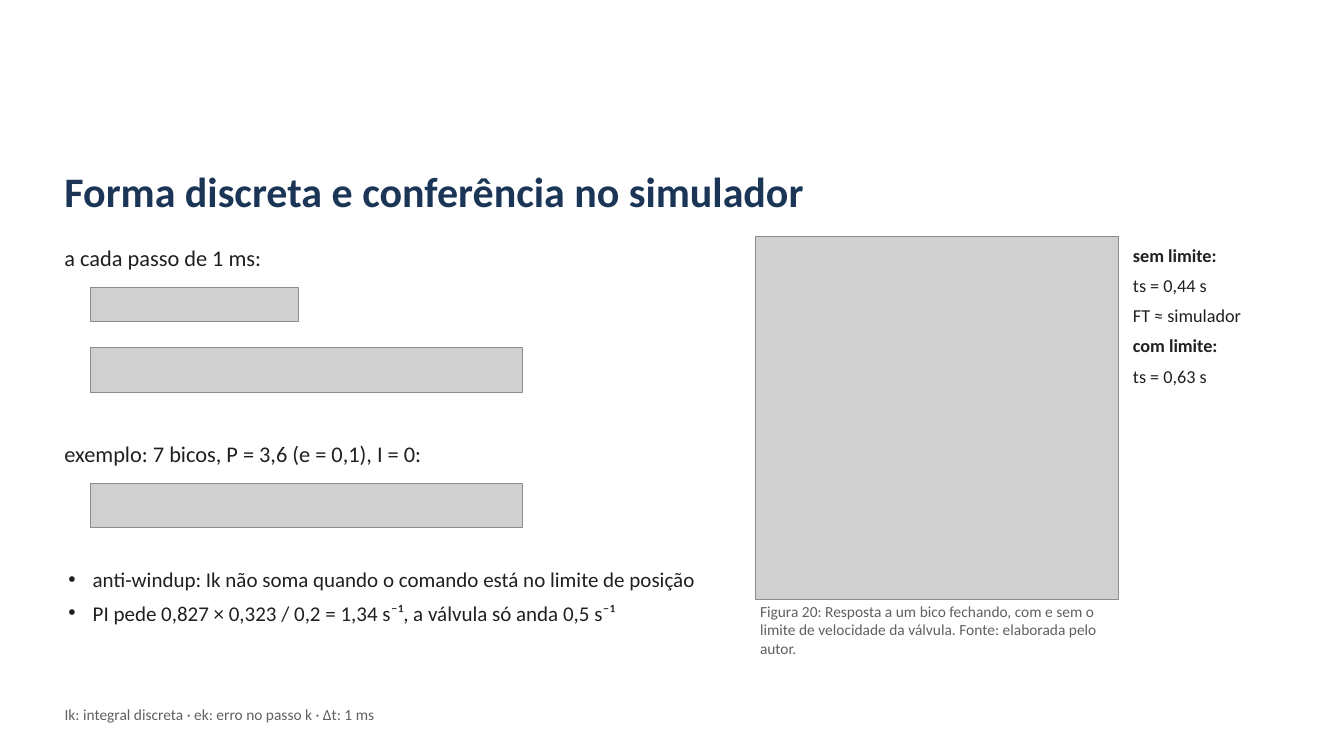
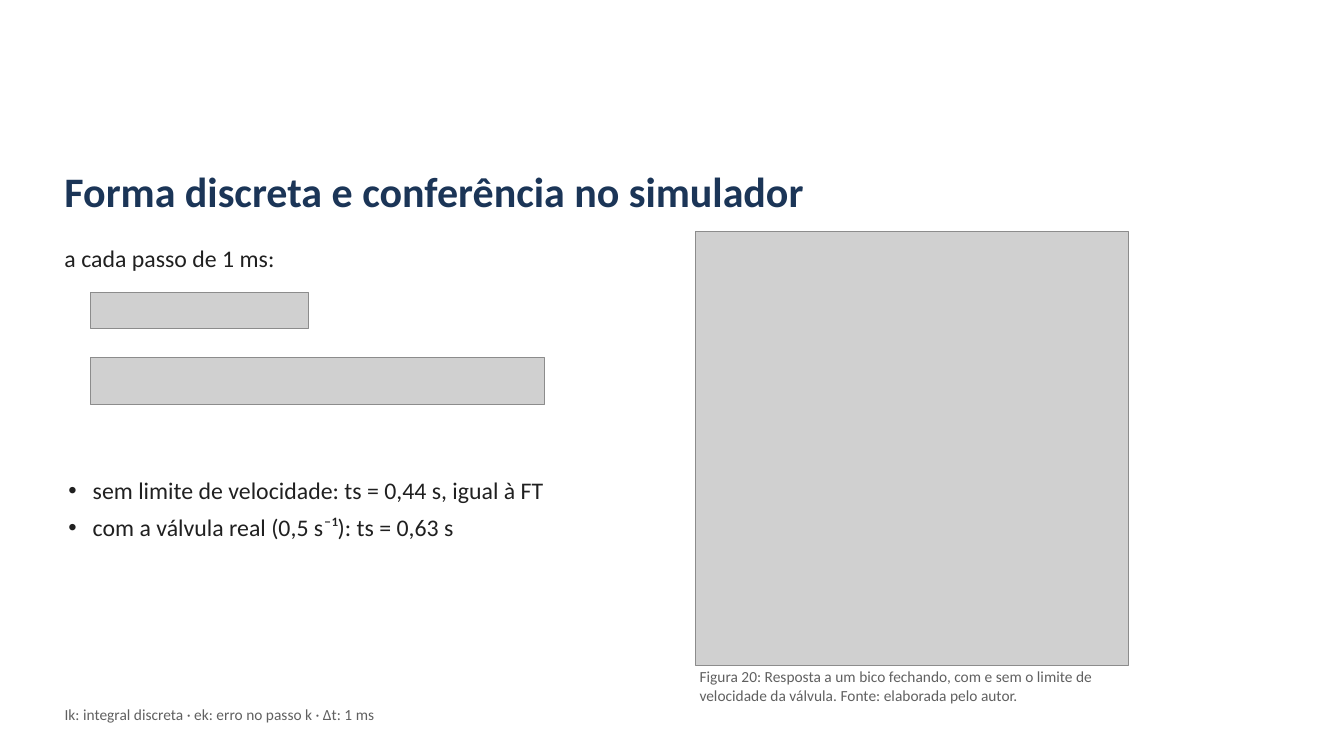
Before and after one commit to alexteroltismart/tcc, a slide deck: slide 18 of docs/Apresentacao_Banca_TCC_v25.pptx. Drawn at 1344x756 pixels with LibreOffice and Linux fonts; fonts in the diff are those of the drawing; grey boxes stand for pictures; background and template pictures are left out. Boxes give left, top, right and bottom in pixels: in the first picture for what was removed or moved away, otherwise in the second. Text is boxed around its words. In the diff, an @@ line names an element or a change of style, - is before the commit and + after.

```diff
--- a/docs/Apresentacao_Banca_TCC_v25.pptx
+++ b/docs/Apresentacao_Banca_TCC_v25.pptx
@@ picture: place and size @@
-picture at box(756, 237, 1119, 600)
+picture at box(696, 232, 1129, 665)
@@ text "a cada passo de 1 ..." at box(64, 250, 275, 271): size 16 to 17 pt @@
@@ picture: place and size @@
-picture at box(91, 287, 298, 322)
+picture at box(91, 292, 309, 329)
@@ picture: place and size @@
-picture at box(91, 348, 522, 392)
+picture at box(91, 358, 544, 404)
@@ text removed at box(64, 446, 421, 466) @@
-exemplo: 7 bicos, P = 3,6 (e = 0,1), I = 0:
@@ picture removed at box(91, 484, 522, 527) @@
@@ text at box(93, 482, 544, 539): text changed; size 13 to 17 pt @@
-sem limite:
-ts = 0,44 s
-FT ≈ simulador
-com limite:
-ts = 0,63 s
+• sem limite de velocidade: ts = 0,44 s, igual à FT
+• com a válvula real (0,5 s⁻¹): ts = 0,63 s
@@ text removed at box(93, 572, 694, 625) @@
-• anti-windup: Ik não soma quando o comando está no limite de posição
-• PI pede 0,827 × 0,323 / 0,2 = 1,34 s⁻¹, a válvula só anda 0,5 s⁻¹
@@ text "Figura 20: Resposta a um ..." rewrapped from box(760, 606, 1096, 638) to box(700, 671, 1092, 704) @@
```
Also in this commit, not shown: 3 other slides changed, 2 slides removed, 6 other files.
